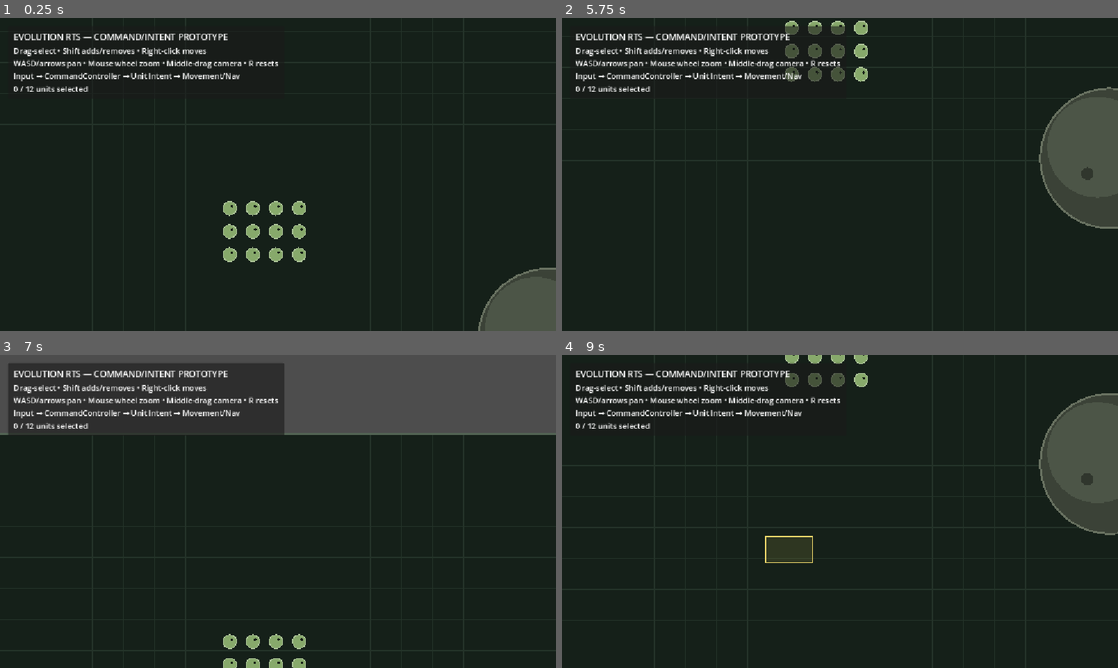
Above: before the commit, frames 1-4 (two rows, left to right).
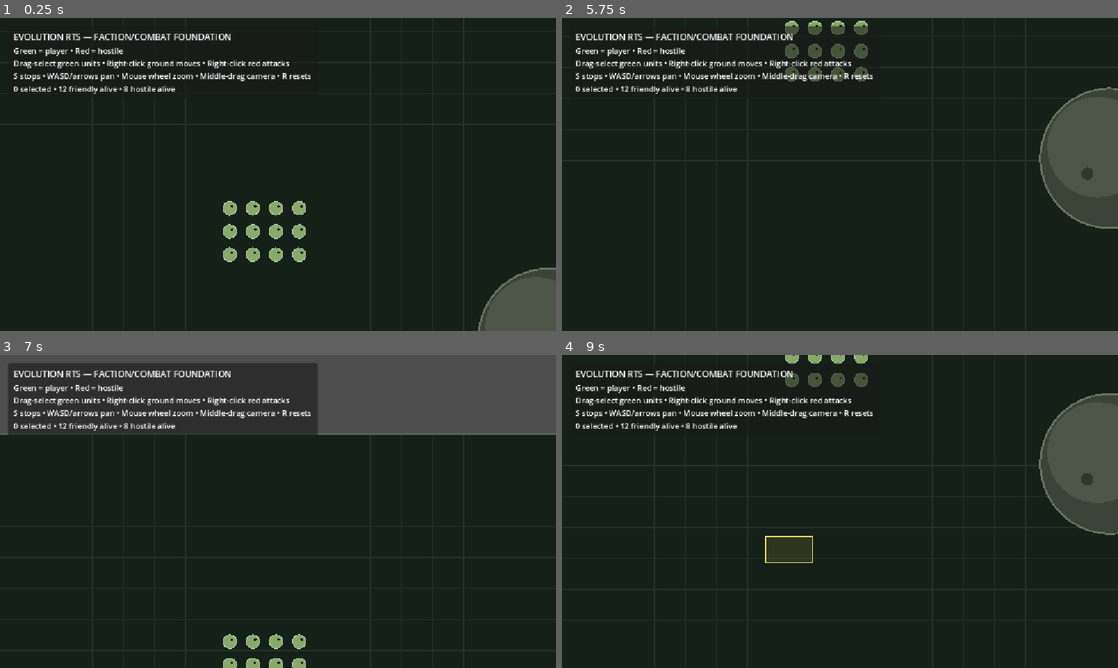
Above: after the commit, the same moments.

Repository: asbarbier/ChildrenOfTime
Game: Godot game, scene res://scenes/main.tscn
Same seed, same stepped clock (60 frames per second), same inputs: the game is played once before the commit and once after it.
Inputs (mouse positions are in pixels of both pictures, inside the frame that each line leads up to):
- Up to frame 1 (0.25 s): no input
- Up to frame 2 (5.75 s): tap Enter at 0.5 s; move the mouse to (962, 158) at 0.52 s; hold D 0.53-1.25 s; tap R every 1.5 s from 0.6 to 5.1 s; click (962, 158) at 0.67 s; drag from (728, 190) to (812, 237) at 1.27 s; move the mouse to (895, 105) at 2.02 s; hold D 2.03-2.75 s; click (895, 105) at 2.17 s; drag from (812, 237) to (673, 127) at 2.77 s; move the mouse to (1006, 221) at 3.52 s; hold A 3.53-4.25 s; click (1006, 221) at 3.67 s; drag from (673, 127) to (756, 96) at 4.27 s; move the mouse to (867, 174) at 5.02 s; hold S from 5.03 s (still down); click (867, 174) at 5.17 s
- Up to frame 3 (7 s): release S at 5.75 s; drag from (194, 433) to (166, 527) at 5.77 s; move the mouse to (400, 495) at 6.52 s; hold W from 6.53 s (still down); tap R at 6.6 s; click (400, 495) at 6.67 s
- Up to frame 4 (9 s): release W at 7.25 s; drag from (728, 527) to (812, 574) at 7.27 s; move the mouse to (895, 442) at 8.02 s; hold S 8.03-8.75 s; tap R at 8.1 s; click (895, 442) at 8.17 s; drag from (812, 574) to (673, 464) at 8.77 s

The runs differ from the first frame. In frame 1, 2.5% of the frame differs, in the area x 2-56%, y 4-25%; in frame 2, 2.7%; in frame 3, 3.7%, in the area x 2-58%, y 2-26%; in frame 4, 2.6%.

Commit message:
Build 7.0: add player and hostile teams with context attack orders

Diff:
--- a/scripts/main.gd
+++ b/scripts/main.gd
@@ -11,6 +11,8 @@
 const MIN_ZOOM := 0.55
 const MAX_ZOOM := 2.0
 const CLICK_DRAG_THRESHOLD := 8.0
+const PLAYER_TEAM_ID := 1
+const ENEMY_TEAM_ID := 2
 
 @onready var camera: Camera2D = $Camera2D
 
@@ -54,6 +56,8 @@
 	elif event is InputEventKey and event.pressed and not event.echo:
 		if event.keycode == KEY_R:
 			get_tree().reload_current_scene()
+		elif event.keycode == KEY_S:
+			command_controller.issue_stop_order(selected_units)
 
 func _handle_mouse_button(event: InputEventMouseButton) -> void:
 	if event.button_index == MOUSE_BUTTON_LEFT:
@@ -72,7 +76,7 @@
 				queue_redraw()
 
 	elif event.button_index == MOUSE_BUTTON_RIGHT and event.pressed:
-		_issue_move_command(get_global_mouse_position())
+		_issue_context_command(get_global_mouse_position())
 
 	elif event.button_index == MOUSE_BUTTON_MIDDLE:
 		middle_dragging = event.pressed
@@ -97,17 +101,7 @@
 		_clear_selection()
 
 	if was_click:
-		var mouse_world := drag_current_world
-		var closest: RTSUnit = null
-		var closest_distance := INF
-
-		for unit in units:
-			if unit.contains_point(mouse_world):
-				var distance := unit.global_position.distance_to(mouse_world)
-				if distance < closest_distance:
-					closest = unit
-					closest_distance = distance
-
+		var closest := _find_unit_at_point(drag_current_world, PLAYER_TEAM_ID)
 		if closest != null:
 			if additive and closest.selected:
 				_deselect_unit(closest)
@@ -116,13 +110,36 @@
 	else:
 		var selection_rect := Rect2(drag_start_world, drag_current_world - drag_start_world).abs()
 		for unit in units:
-			if selection_rect.has_point(unit.global_position):
+			if (
+				unit.is_alive()
+				and unit.is_on_team(PLAYER_TEAM_ID)
+				and selection_rect.has_point(unit.global_position)
+			):
 				_select_unit(unit)
 
 	_update_status()
 
+func _find_unit_at_point(world_point: Vector2, team_filter: int = 0) -> RTSUnit:
+	var closest: RTSUnit = null
+	var closest_distance := INF
+
+	for unit in units:
+		if not unit.is_alive():
+			continue
+		if team_filter > 0 and not unit.is_on_team(team_filter):
+			continue
+		if not unit.contains_point(world_point):
+			continue
+
+		var distance: float = unit.global_position.distance_to(world_point)
+		if distance < closest_distance:
+			closest = unit
+			closest_distance = distance
+
+	return closest
+
 func _select_unit(unit: RTSUnit) -> void:
-	if unit.selected:
+	if unit.selected or not unit.can_receive_commands() or not unit.is_on_team(PLAYER_TEAM_ID):
 		return
 	unit.set_selected(true)
 	selected_units.append(unit)
@@ -133,17 +150,33 @@
 
 func _clear_selection() -> void:
 	for unit in selected_units:
-		unit.set_selected(false)
+		if unit != null and is_instance_valid(unit):
+			unit.set_selected(false)
 	selected_units.clear()
 
-func _issue_move_command(world_position: Vector2) -> void:
+func _issue_context_command(world_position: Vector2) -> void:
 	if selected_units.is_empty():
 		return
 
-	command_controller.issue_move_order(selected_units, world_position)
+	var target := _find_unit_at_point(world_position)
+	if target != null and _selection_can_attack(target):
+		command_controller.issue_attack_order(selected_units, target)
+	else:
+		command_controller.issue_move_order(selected_units, world_position)
+
 	command_marker_position = world_position
 	command_marker_time = 0.7
 	queue_redraw()
+
+func _selection_can_attack(target: RTSUnit) -> bool:
+	if target == null or not target.is_alive():
+		return false
+
+	for unit in selected_units:
+		if unit != null and unit.is_valid_attack_target(target):
+			return true
+
+	return false
 
 func _build_navigation() -> void:
 	navigation_manager = RTSNavigationManagerScript.new() as RTSNavigationManager
@@ -166,19 +199,45 @@
 	obstacles.append(rock)
 
 func _spawn_test_units() -> void:
-	var start := Vector2(540.0, 430.0)
+	var id_counter := 1
+	var player_start := Vector2(540.0, 430.0)
+	var enemy_start := Vector2(1720.0, 700.0)
 	var spacing := 48.0
-	var id_counter := 1
 
 	for row in range(3):
 		for col in range(4):
-			var unit := RTSUnitScript.new() as RTSUnit
-			unit.name = "Unit_%02d" % id_counter
-			unit.unit_id = id_counter
-			unit.position = start + Vector2(col * spacing, row * spacing)
-			add_child(unit)
-			units.append(unit)
+			_spawn_unit(
+				id_counter,
+				PLAYER_TEAM_ID,
+				Color("87a96b"),
+				player_start + Vector2(col * spacing, row * spacing)
+			)
 			id_counter += 1
+
+	for row in range(2):
+		for col in range(4):
+			_spawn_unit(
+				id_counter,
+				ENEMY_TEAM_ID,
+				Color("b8665b"),
+				enemy_start + Vector2(col * spacing, row * spacing)
+			)
+			id_counter += 1
+
+func _spawn_unit(id_value: int, team_id: int, color: Color, position_value: Vector2) -> void:
+	var unit := RTSUnitScript.new() as RTSUnit
+	unit.name = "Unit_%02d" % id_value
+	unit.unit_id = id_value
+	unit.position = position_value
+	add_child(unit)
+	unit.configure_affiliation(team_id, color)
+	unit.configure_combat(100.0, 20.0, 72.0, 0.75)
+	unit.died.connect(_on_unit_died)
+	units.append(unit)
+
+func _on_unit_died(unit: RTSUnit) -> void:
+	selected_units.erase(unit)
+	_update_status()
 
 func _build_ui() -> void:
 	var canvas := CanvasLayer.new()
@@ -187,7 +246,7 @@
 
 	var panel := PanelContainer.new()
 	panel.position = Vector2(16, 16)
-	panel.custom_minimum_size = Vector2(470, 0)
+	panel.custom_minimum_size = Vector2(520, 0)
 	canvas.add_child(panel)
 
 	var margin := MarginContainer.new()
@@ -201,12 +260,12 @@
 	margin.add_child(box)
 
 	var title := Label.new()
-	title.text = "EVOLUTION RTS — COMMAND/INTENT PROTOTYPE"
+	title.text = "EVOLUTION RTS — FACTION/COMBAT FOUNDATION"
 	title.add_theme_font_size_override("font_size", 18)
 	box.add_child(title)
 
 	var instructions := Label.new()
-	instructions.text = "Drag-select • Shift adds/removes • Right-click moves\nWASD/arrows pan • Mouse wheel zoom • Middle-drag camera • R resets\nInput → CommandController → Unit Intent → Movement/Nav"
+	instructions.text = "Green = player • Red = hostile\nDrag-select green units • Right-click ground moves • Right-click red attacks\nS stops • WASD/arrows pan • Mouse wheel zoom • Middle-drag camera • R resets"
 	box.add_child(instructions)
 
 	status_label = Label.new()
@@ -214,8 +273,24 @@
 	_update_status()
 
 func _update_status() -> void:
-	if status_label != null:
-		status_label.text = "%d / %d units selected" % [selected_units.size(), units.size()]
+	if status_label == null:
+		return
+
+	var friendly_alive := 0
+	var enemy_alive := 0
+	for unit in units:
+		if not unit.is_alive():
+			continue
+		if unit.is_on_team(PLAYER_TEAM_ID):
+			friendly_alive += 1
+		elif unit.is_on_team(ENEMY_TEAM_ID):
+			enemy_alive += 1
+
+	status_label.text = "%d selected • %d friendly alive • %d hostile alive" % [
+		selected_units.size(),
+		friendly_alive,
+		enemy_alive,
+	]
 
 func _update_camera_keyboard(delta: float) -> void:
 	var direction := Vector2.ZERO
